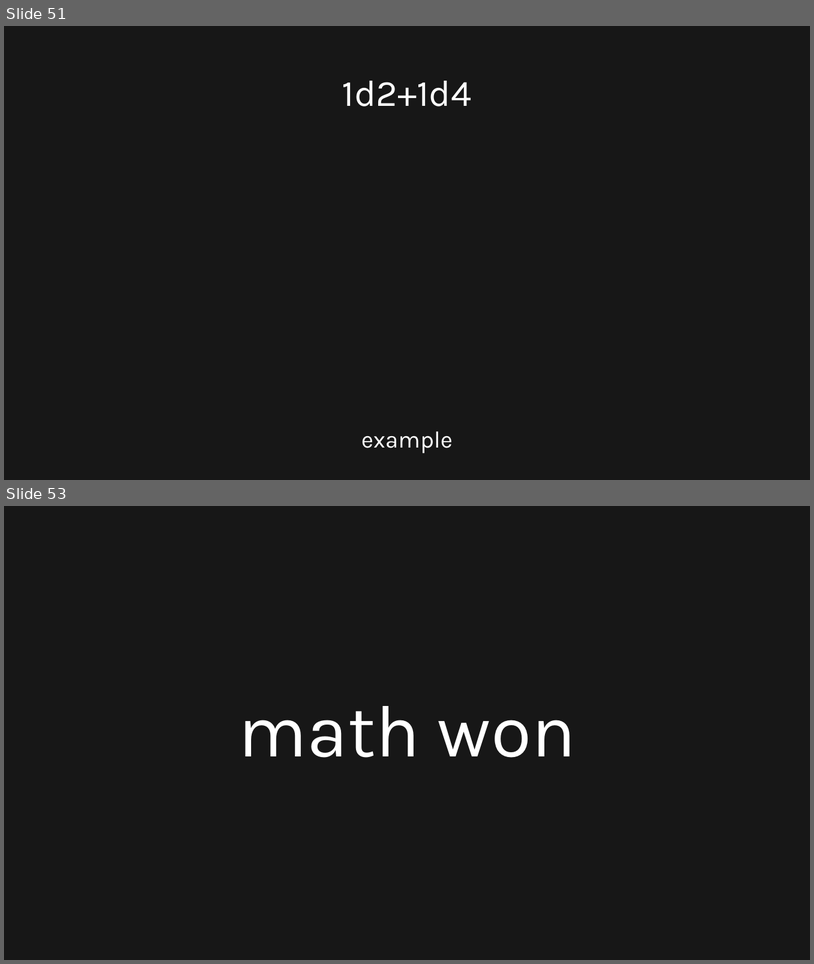
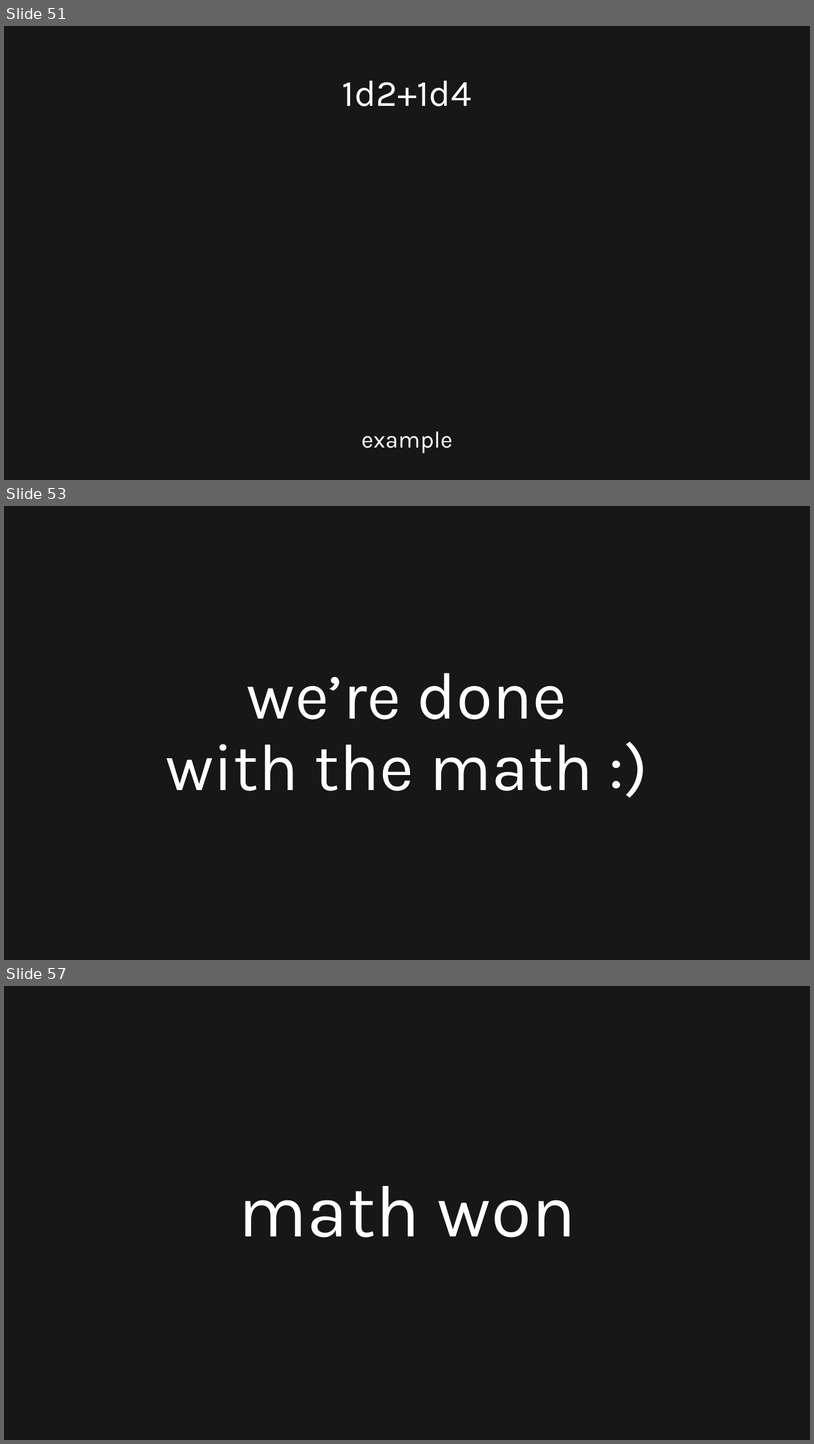
Before and after one commit to TriffnixXIV/Miscellaneous, a slide deck: Savage Attacker Math/Savage Attacker.pptx. Shown one above the other, each under a label of ours: slides 51 and 53 before the commit, slides 51, 53 and 57 after it; the slides between them are not shown. The pictures are 814x964 and 814x1444 pixels, drawn with LibreOffice and Linux fonts; fonts in the diff are those of the drawing; grey boxes stand for pictures. Boxes give left, top, right and bottom in pixels: in the first picture for what was removed or moved away, otherwise in the second. Text is boxed around its words. In the diff, an @@ line names an element or a change of style, - is before the commit and + after.

```diff
--- a/Savage Attacker Math/Savage Attacker.pptx
+++ b/Savage Attacker Math/Savage Attacker.pptx
@@ slide 53 added at (4, 506, 810, 960), background #171717 @@
@@ title added at (166, 673, 593, 791), 79.2 pt, text #FFFFFF @@
+we’re done
+with the math :)
@@ what was slide 53 is now slide 57 @@
```
Also in this commit, not shown: 1 slide changed, 3 other slides added, 1 other file.
